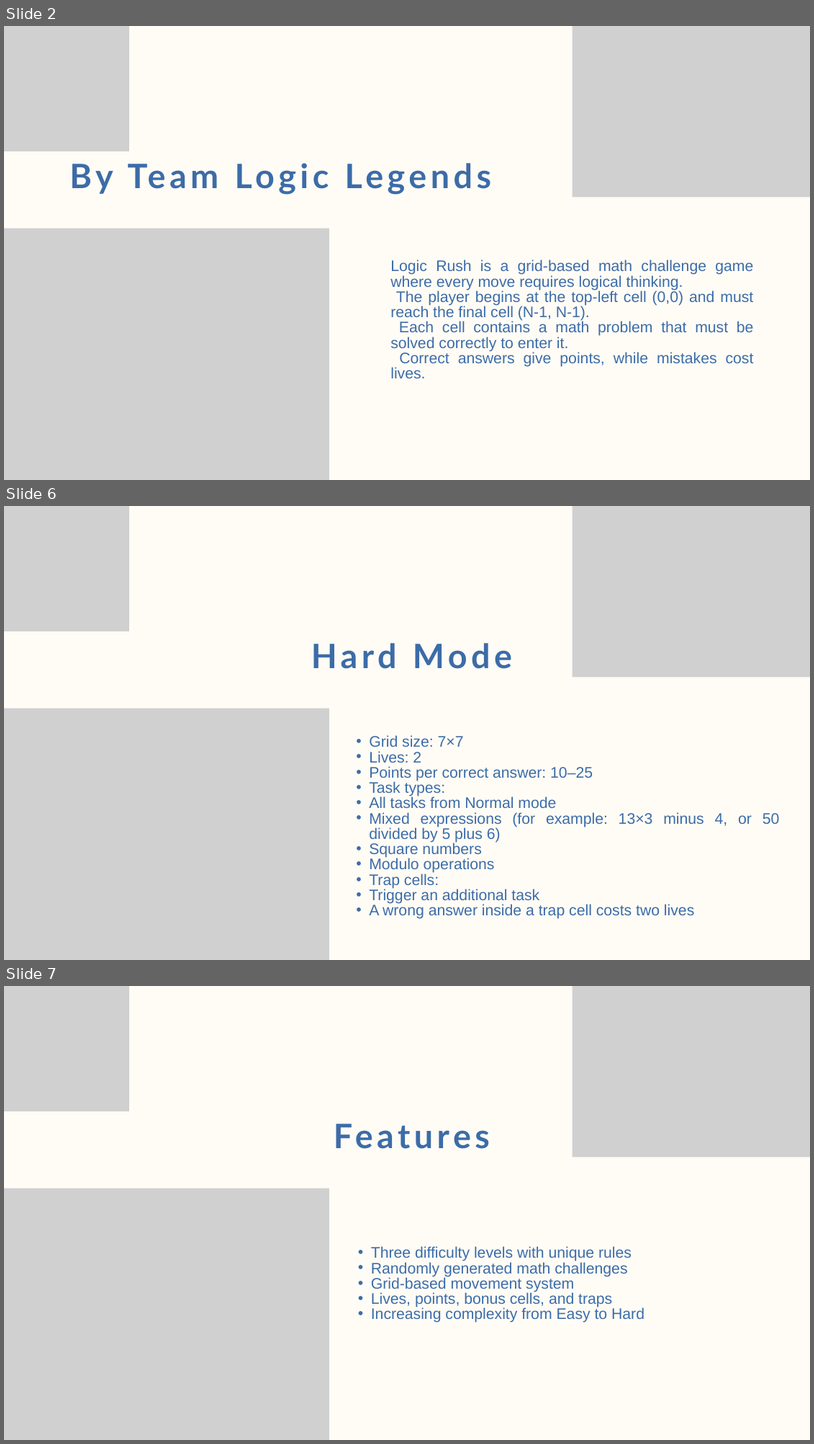
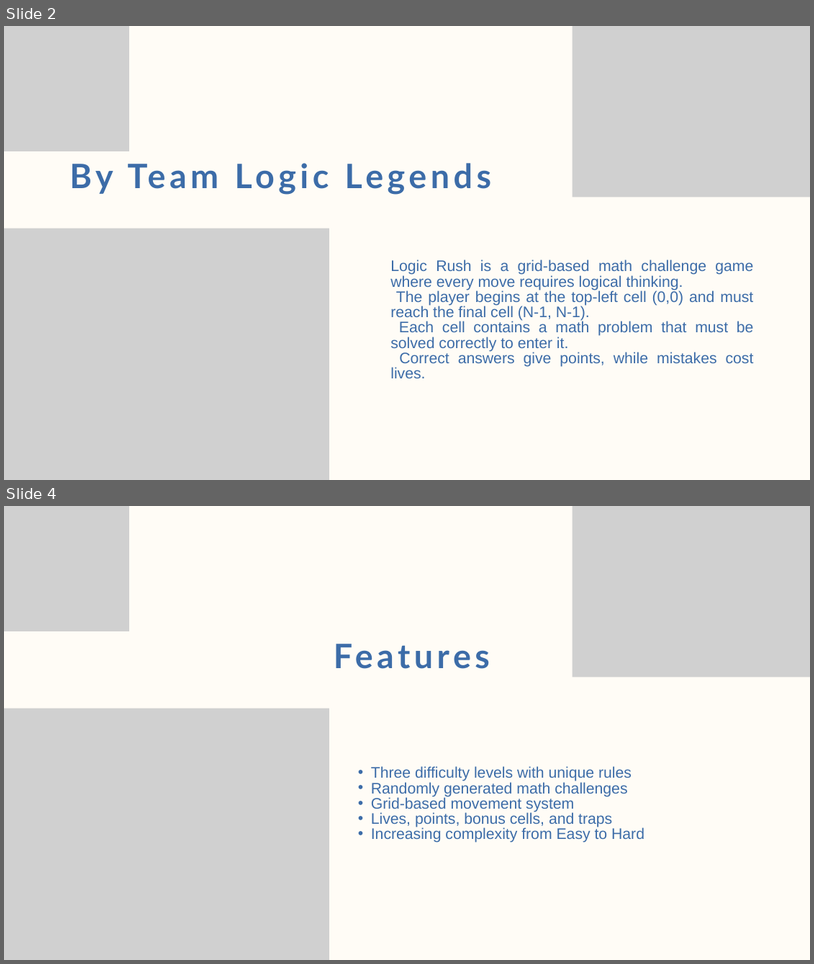
Before and after one commit to codingburgas/sprint-math-games-9th-grade-logic-legends, a slide deck: LogicLegends/documentation/LogicLegends-presentation.pptx. Shown one above the other, each under a label of ours: slides 2, 6 and 7 before the commit, slides 2 and 4 after it; the slides between them are not shown. The pictures are 814x1444 and 814x964 pixels, drawn with LibreOffice and Linux fonts; fonts in the diff are those of the drawing; grey boxes stand for pictures. Boxes give left, top, right and bottom in pixels: in the first picture for what was removed or moved away, otherwise in the second. Text is boxed around its words. In the diff, an @@ line names an element or a change of style, - is before the commit and + after.

Commit message:
Add new presentation

```diff
--- a/LogicLegends/documentation/LogicLegends-presentation.pptx
+++ b/LogicLegends/documentation/LogicLegends-presentation.pptx
@@ slide 6 removed at [4,506,810,960], background #FFFCF6 @@
@@ picture removed at [4,506,129,631] @@
@@ picture removed at [573,506,810,677] @@
@@ text removed at [311,643,512,669] @@
-Hard Mode
@@ picture removed at [4,708,329,960] @@
@@ text removed at [369,735,780,919] @@
-  • Grid size: 7×7
-  • Lives: 2
-  • Points per correct answer: 10–25
-  • Task types:
-  • All tasks from Normal mode
-  • Mixed expressions (for example: 13×3 minus 4, or 50 divided by 5 plus 6)
-  • Square numbers
-  • Modulo operations
-  • Trap cells:
-  • Trigger an additional task
-  • A wrong answer inside a trap cell costs two lives
@@ what was slide 7 is now slide 4 @@
```
Also in this commit, not shown: 1 slide changed, 2 other slides removed.
